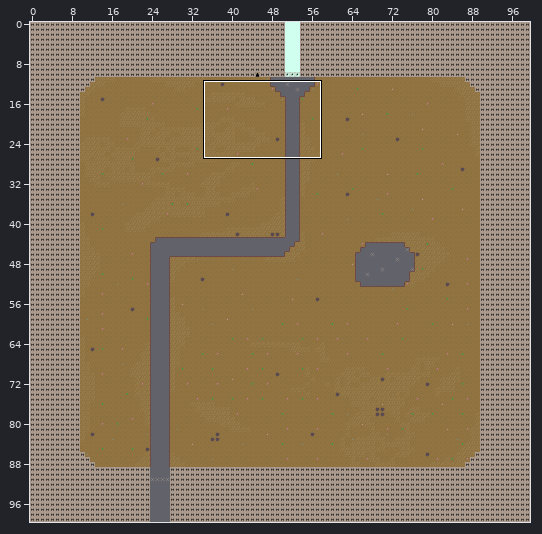
Two versions of a level (Tiled map, assets/map/world1.tmx). Above: a wide view before the commit, with the close-up outlined.
Close-up. Before the commit:
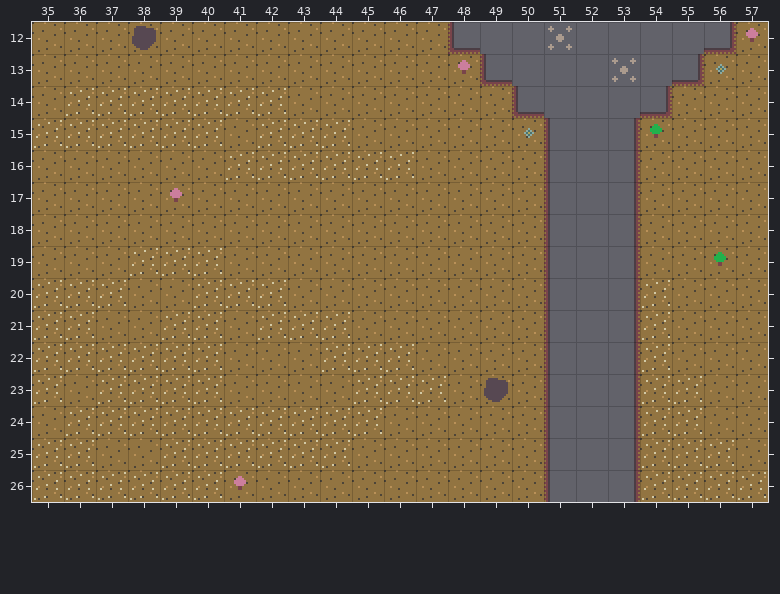
Cells are 16x16 px. Shown: x 35..57, y 12..26.
Once edited:
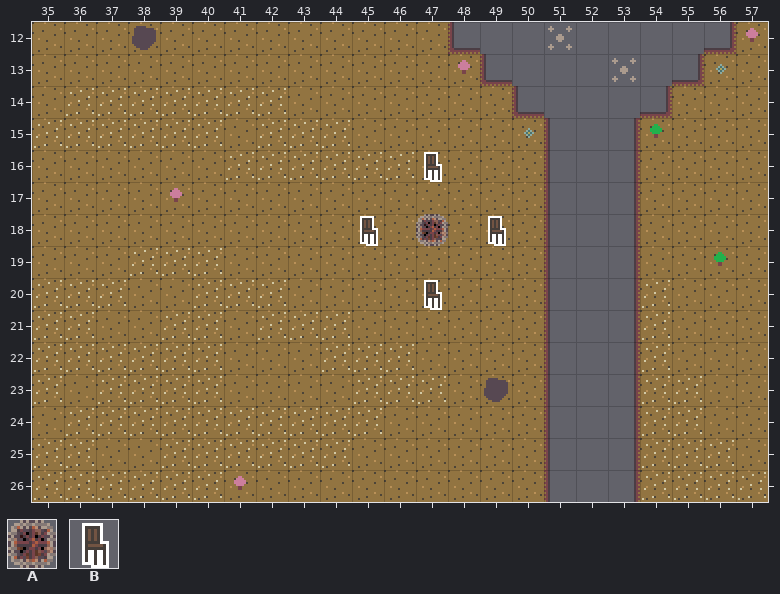
Key: from "WildTraveler": A 23, B 24.
_ is an empty cell, . an unchanged one.
Edits made:
--- layer "Objects"
@@ x 47..47 @@
-16 _
+16 B
@@ x 45..49 @@
-18 _._._
+18 B.A.B
@@ x 47..47 @@
-20 _
+20 B
